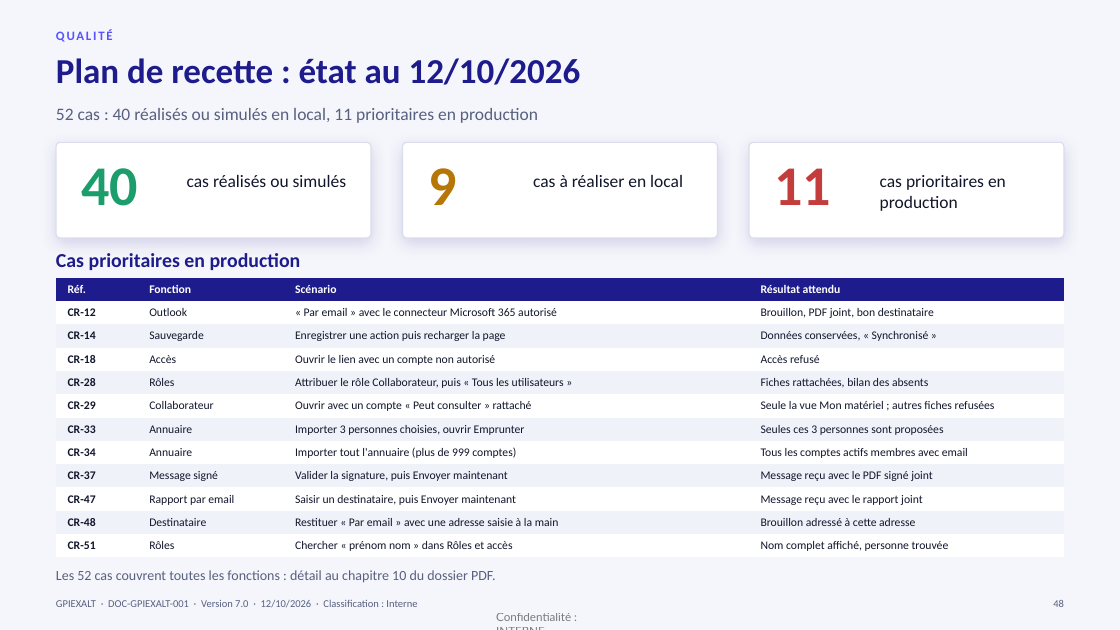
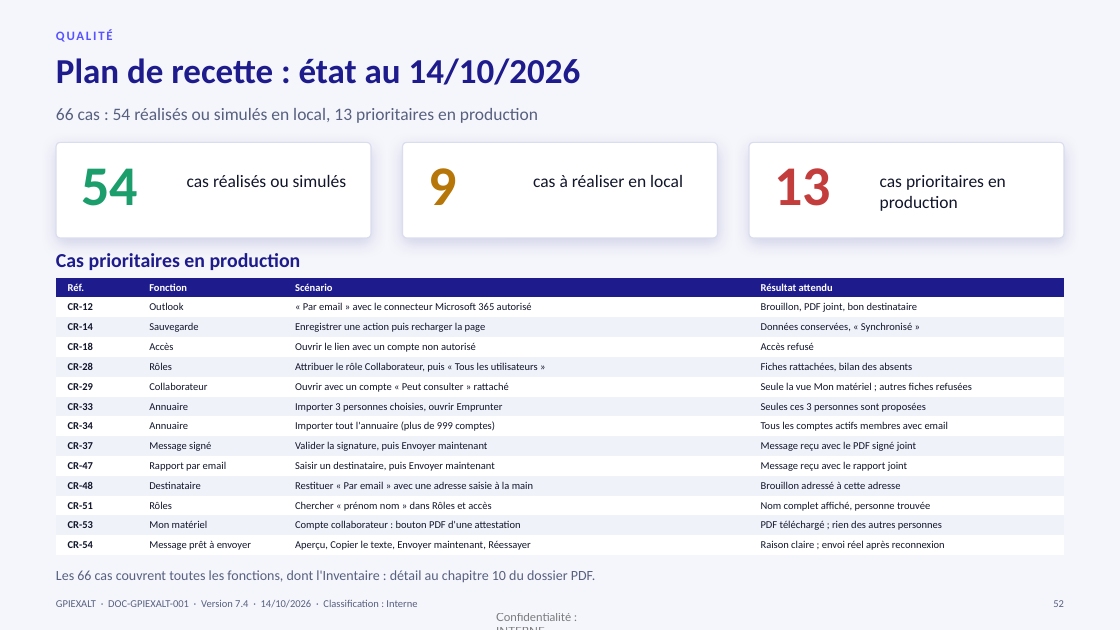
Before and after one commit to tesfamariam-exalt/myfirst-test, a slide deck: slide 52 of documentation/GPIEXALT_Documentation.pptx (slide 48 before the commit). Drawn at 1120x630 pixels with LibreOffice and Linux fonts; fonts in the diff are those of the drawing. Boxes give left, top, right and bottom in pixels: in the first picture for what was removed or moved away, otherwise in the second. Text is boxed around its words. In the diff, an @@ line names an element or a change of style, - is before the commit and + after.

```diff
--- a/documentation/GPIEXALT_Documentation.pptx
+++ b/documentation/GPIEXALT_Documentation.pptx
@@ title at <box>56,58,581,85</box>: text changed @@
-Plan de recette : état au 12/10/2026
+Plan de recette : état au 14/10/2026
@@ text at <box>56,108,538,123</box>: text changed @@
-52 cas : 40 réalisés ou simulés en local, 11 prioritaires en production
+66 cas : 54 réalisés ou simulés en local, 13 prioritaires en production
@@ text at <box>82,168,139,206</box>: text changed @@
-40
+54
@@ text at <box>775,168,832,206</box>: text changed @@
-11
+13
@@ table at <box>56,278,1065,556</box> @@
+row 13: CR-53 | Mon matériel | Compte collaborateur : bouton PDF d'une attestation | PDF téléchargé ; rien des autres personnes
+row 14: CR-54 | Message prêt à envoyer | Aperçu, Copier le texte, Envoyer maintenant, Réessayer | Raison claire ; envoi réel après reconnexion
@@ text at <box>56,570,595,582</box>: text changed @@
-Les 52 cas couvrent toutes les fonctions : détail au chapitre 10 du dossier PDF.
+Les 66 cas couvrent toutes les fonctions, dont l'Inventaire : détail au chapitre 10 du dossier PDF.
@@ text at <box>56,600,417,608</box>: text changed @@
-GPIEXALT · DOC-GPIEXALT-001 · Version 7.0 · 12/10/2026 · Classification : Interne
+GPIEXALT · DOC-GPIEXALT-001 · Version 7.4 · 14/10/2026 · Classification : Interne
@@ page number at <box>1053,600,1064,607</box>: text changed @@
-48
+52
```
Also in this commit, not shown: 52 other slides changed, 4 slides added, 53 other files.
